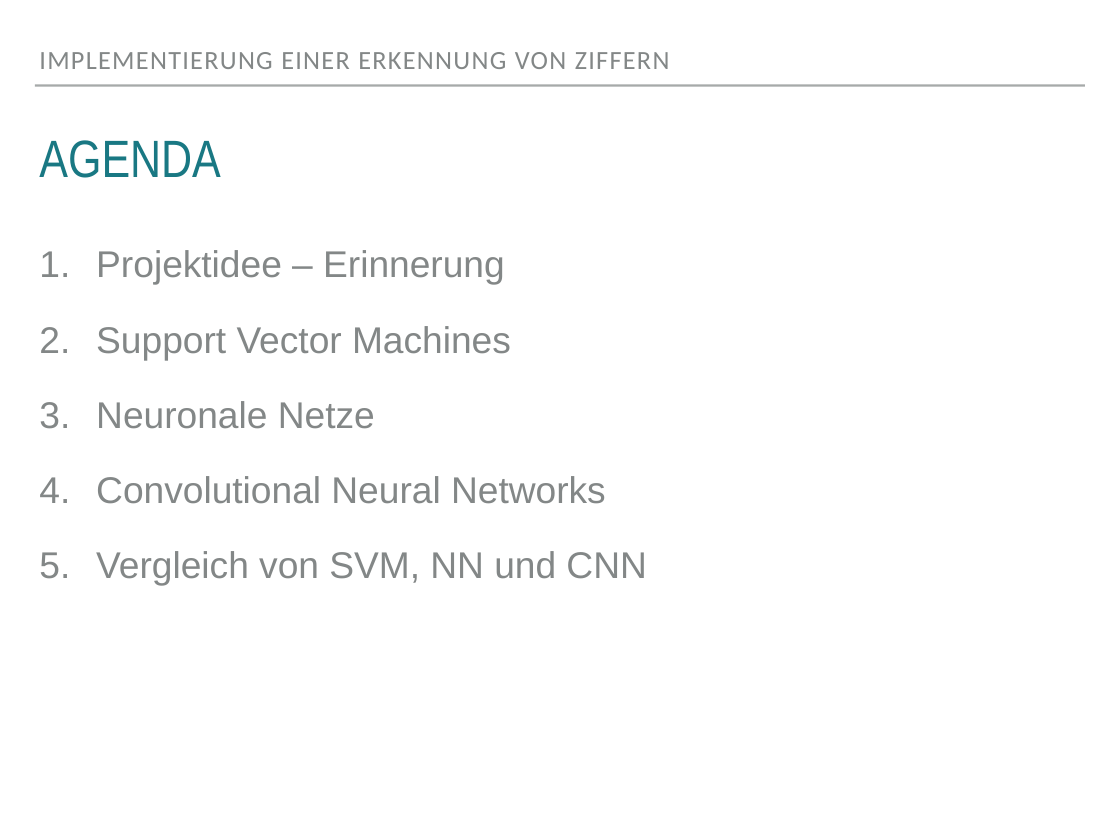
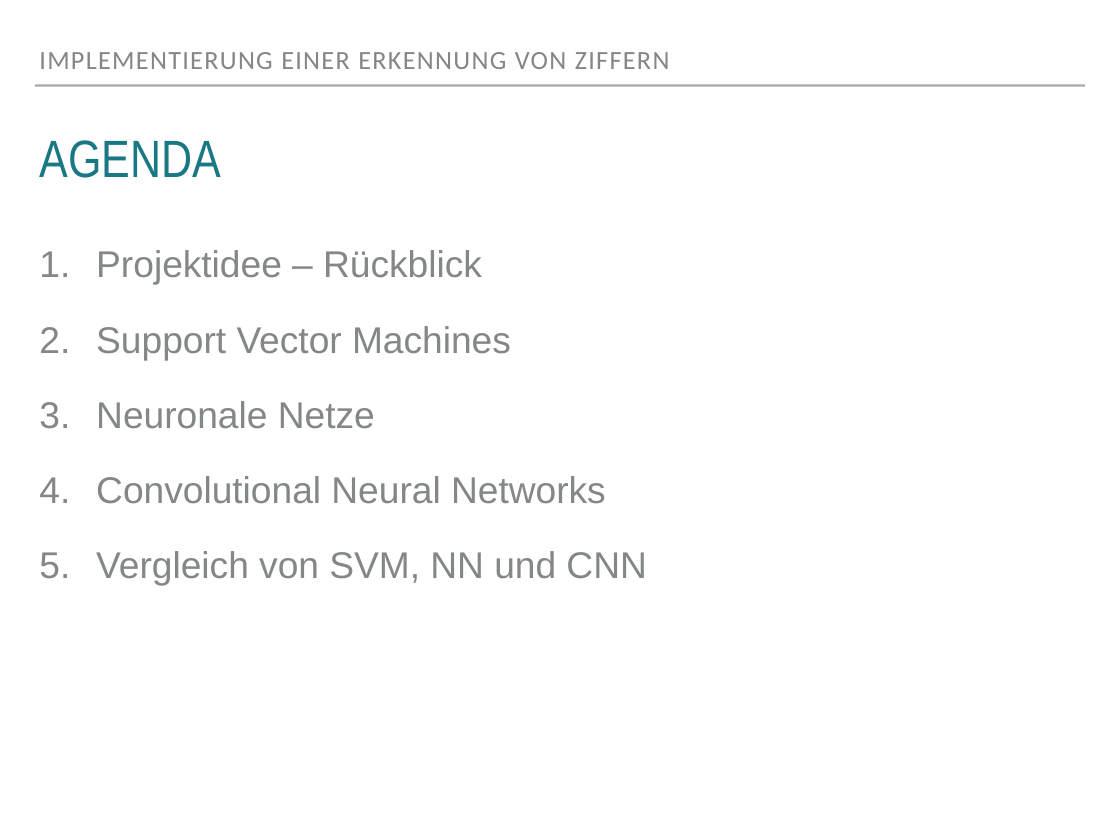
Before and after one commit to cataleya/isy-project, a slide deck: slide 2 of Auswertung, Präsi/isy_endpraese.pptx. Drawn at 1120x840 pixels with LibreOffice and Linux fonts; fonts in the diff are those of the drawing. Boxes give left, top, right and bottom in pixels: in the first picture for what was removed or moved away, otherwise in the second. Text is boxed around its words. In the diff, an @@ line names an element or a change of style, - is before the commit and + after.

```diff
--- a/Auswertung, Präsi/isy_endpraese.pptx
+++ b/Auswertung, Präsi/isy_endpraese.pptx
@@ text at bbox=[96, 250, 482, 284]: text changed @@
-1. Projektidee – Erinnerung
+1. Projektidee – Rückblick
```
Also in this commit, not shown: 12 other slides changed, 6 slides added, 1 slide removed, 2 other files.
